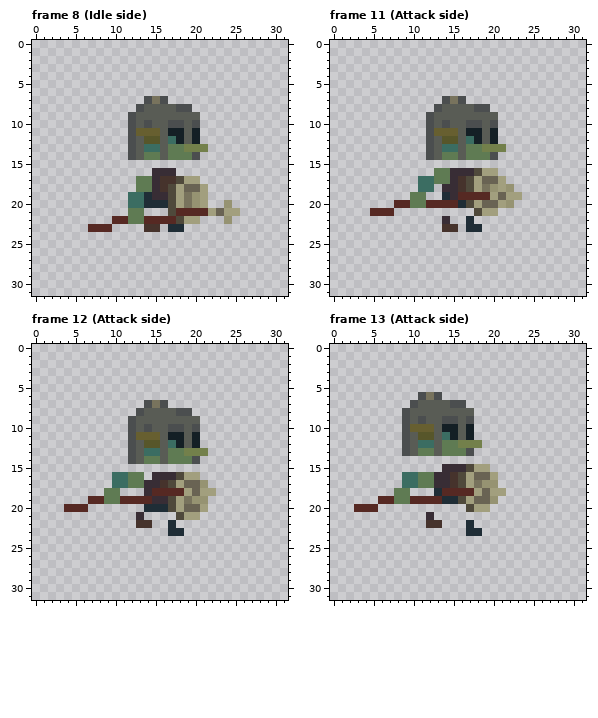
Pixel-art file: Assets/Sprites/Goblin1.ase. Above is the file before it was changed.
32x32 pixels, 95 frames. Colours within 5 levels of each other are drawn and written as one. Shown: frame 8 (Idle side), frame 11 (Attack side), frame 12 (Attack side), frame 13 (Attack side). The commit also changed other frames, which this record leaves out.
New version:
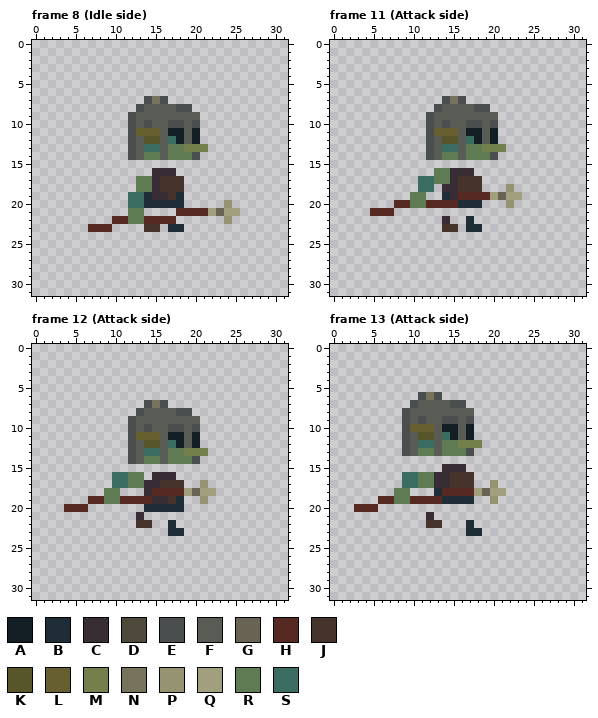
Palette (. is transparent): A #141f25  B #1f2d36  C #382d35  D #4f493b  E #4b4e4f  F #595c55  G #696353  H #562923  J #46332c  K #57562a  L #675f30  M #73804b  N #78735d  P #969372  Q #a29f7e  R #5f7b53  S #3b6d62
Change:
layer "Shield" now hidden
Frame 8 (Idle side):
y 17: x 18..20 DQQ -> J..
y 18: x 17..21 DQGGQ -> JJ...
y 19: x 17..21 DQNPQ -> JB...
y 20: x 17..21 DQNPQ -> BB...
y 21: x 17 D -> .
y 22: x 18..20 DQQ -> ...
Frame 11 (Attack side):
y 16: x 18..20 DQQ -> ...
y 17: x 17..21 DQGGQ -> JJ...
y 18: x 17..21 DQNPQ -> JJ...
y 20: x 17..21 DQGGQ -> BB...
y 21: x 18..20 DQQ -> ...
Frame 12 (Attack side):
y 16: x 18..20 DQQ -> ...
y 17: x 17..20 DQGG -> JJ..
y 19: x 17..20 DQNP -> JB..
y 20: x 17..21 DQGGQ -> BB...
y 21: x 18..20 DQQ -> ...
Frame 13 (Attack side):
y 15: x 17..19 DQQ -> ...
y 16: x 16..20 DQGGQ -> JJ...
y 17: x 16..19 DQNP -> JJ..
y 19: x 16..19 DQGG -> BB..
y 20: x 17..19 DQQ -> ...
Changed places in both pictures, as pixel boxes (x1, y1, x2, y2):
changed: (168, 176, 208, 224)
changed: (466, 168, 506, 216)
changed: (168, 472, 208, 520)
changed: (458, 464, 498, 512)
